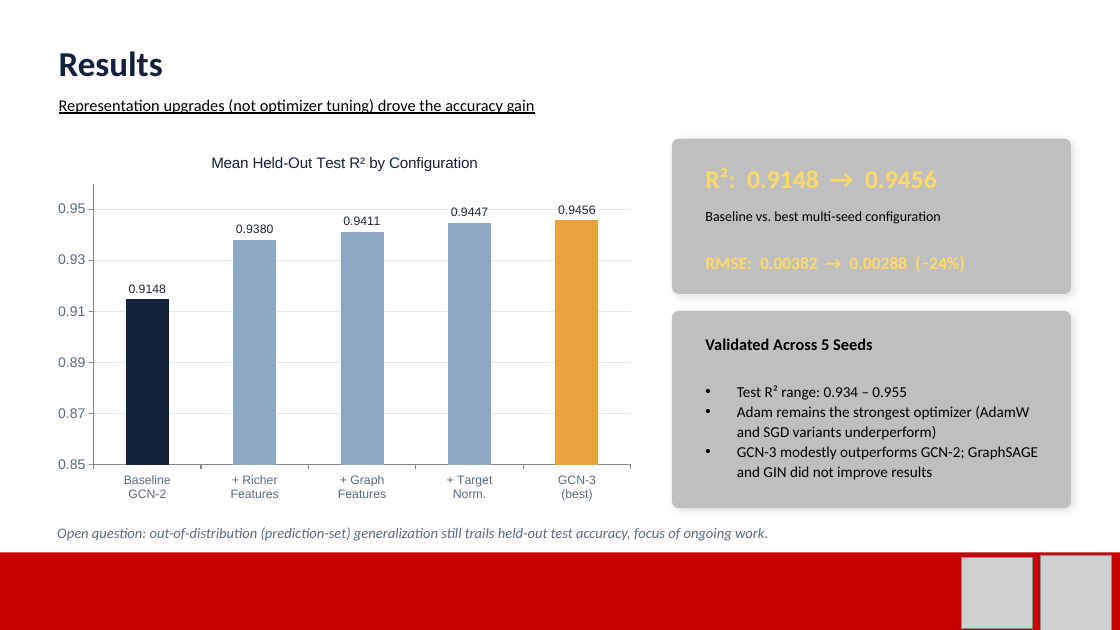
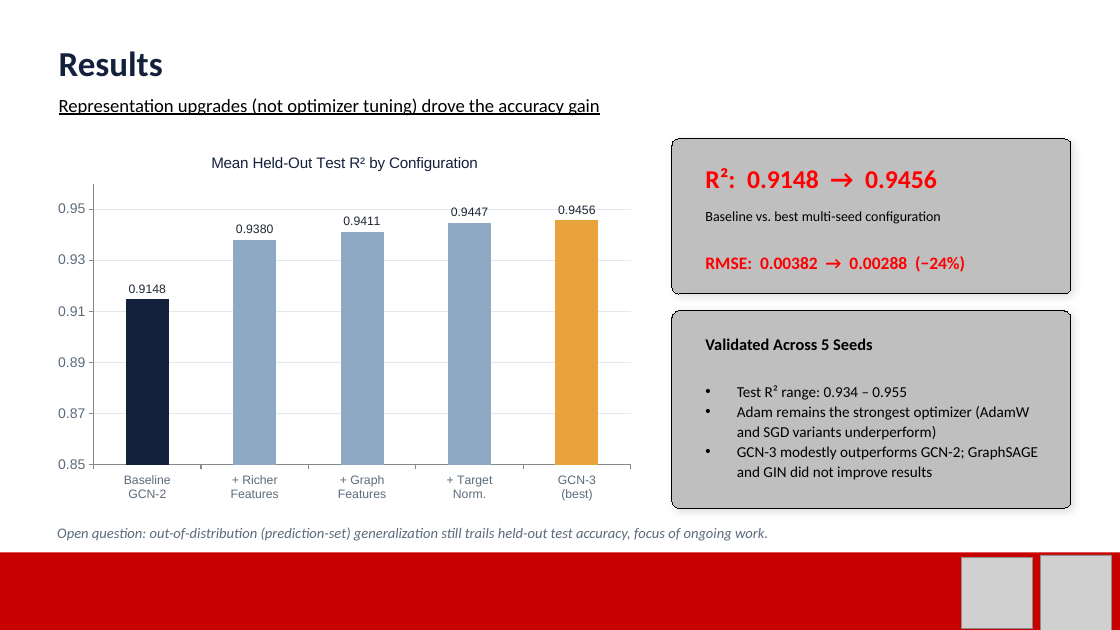
Before and after one commit to aadams2006/NSF-REU-Summer-26, a slide deck: slide 8 of docs/reference_materials/powerpoints/alex adams pres - Copy.pptx (slide 9 before the commit). Drawn at 1120x630 pixels with LibreOffice and Linux fonts; fonts in the diff are those of the drawing; grey boxes stand for pictures; background and template pictures are left out. Boxes give left, top, right and bottom in pixels: in the first picture for what was removed or moved away, otherwise in the second. Text is boxed around its words. In the diff, an @@ line names an element or a change of style, - is before the commit and + after.

```diff
--- a/docs/reference_materials/powerpoints/alex adams pres - Copy.pptx
+++ b/docs/reference_materials/powerpoints/alex adams pres - Copy.pptx
@@ text "Representation upgrades (not optimizer tuning) ..." at (x1=59, y1=98, x2=599, y2=116): size 14 to 16 pt @@
@@ rounded rectangle at (x1=672, y1=139, x2=1071, y2=294): outline none to #000000 0.75 pt @@
@@ text "R²: 0.9148 → 0.9456" at (x1=705, y1=168, x2=937, y2=188): text colour #FFD966 to #FF0000 @@
@@ text "RMSE: 0.00382 → 0.00288 (−24%)" at (x1=705, y1=256, x2=965, y2=272): text colour #FFD966 to #FF0000 @@
@@ rounded rectangle at (x1=672, y1=311, x2=1071, y2=508): outline none to #000000 0.75 pt @@
```
Also in this commit, not shown: 6 other slides changed, 1 slide added, 2 slides removed.
